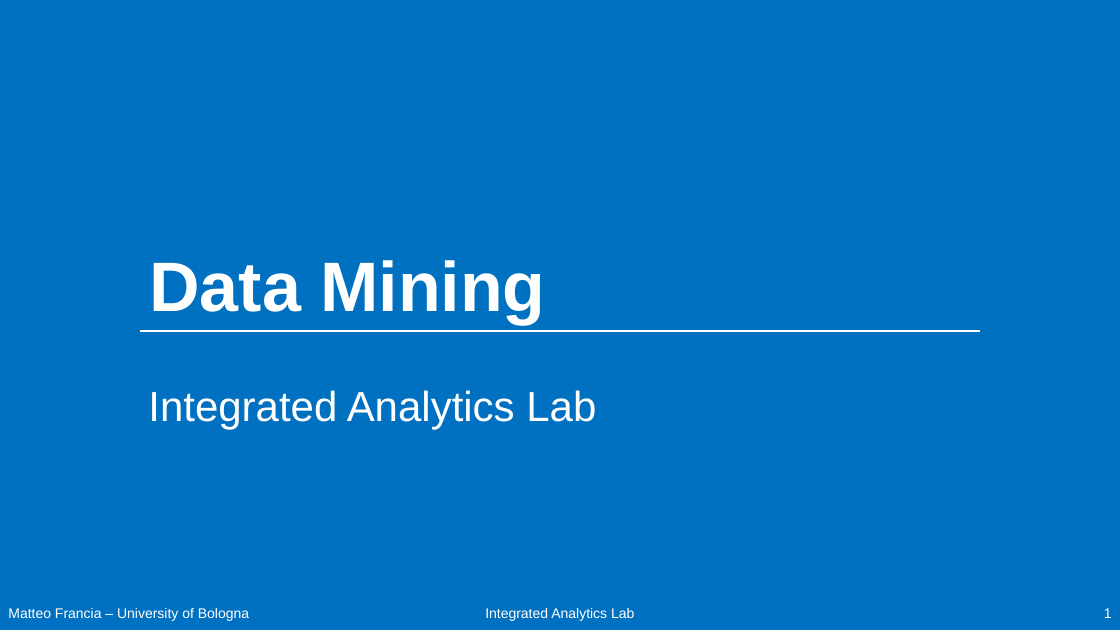
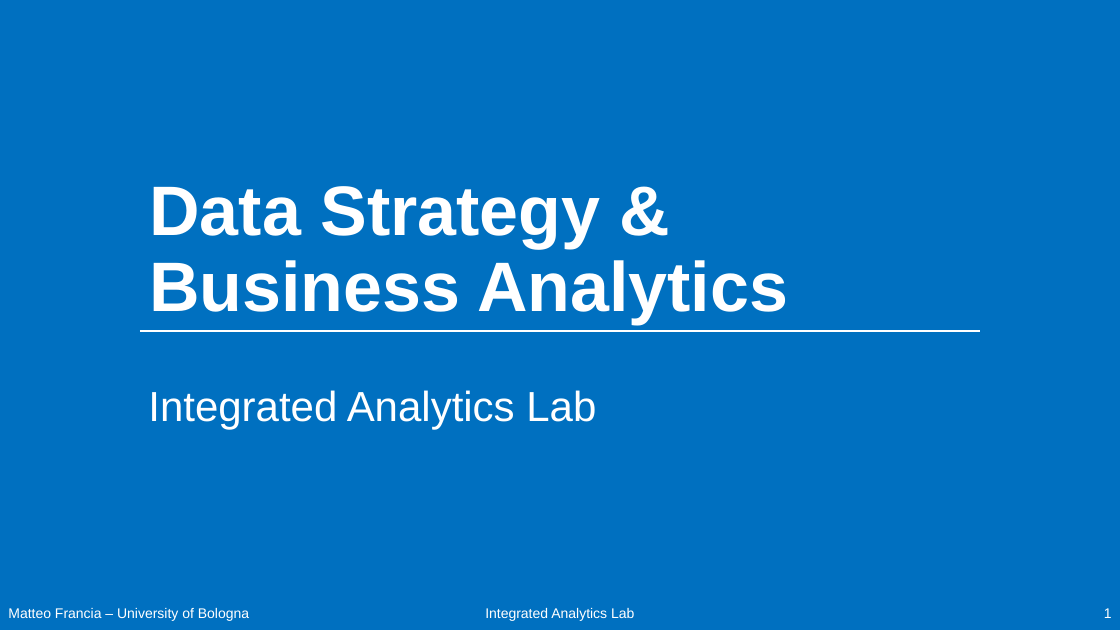
Before and after one commit to w4bo/teaching-handsondatapipelines, a slide deck: slide 1 of 00-intro.pptx. Drawn at 1120x630 pixels with LibreOffice and Linux fonts; fonts in the diff are those of the drawing. Boxes give left, top, right and bottom in pixels: in the first picture for what was removed or moved away, otherwise in the second. Text is boxed around its words. In the diff, an @@ line names an element or a change of style, - is before the commit and + after.

```diff
--- a/00-intro.pptx
+++ b/00-intro.pptx
@@ title at (149, 186, 788, 324): text changed @@
-Data Mining
+Data Strategy & Business Analytics
```
Also in this commit, not shown: 3 other slides changed, 1 slide added, 4 other files.
